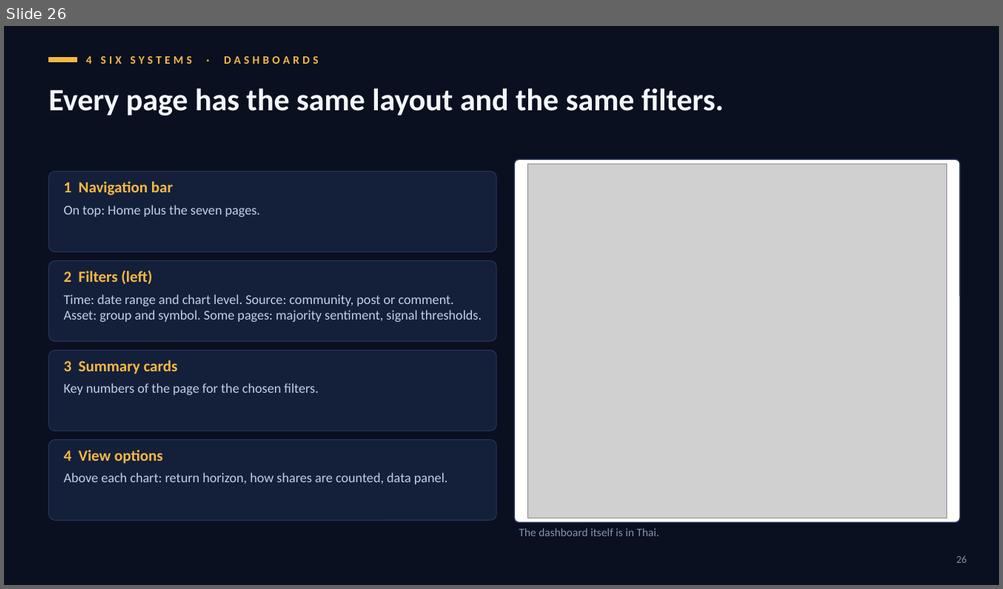
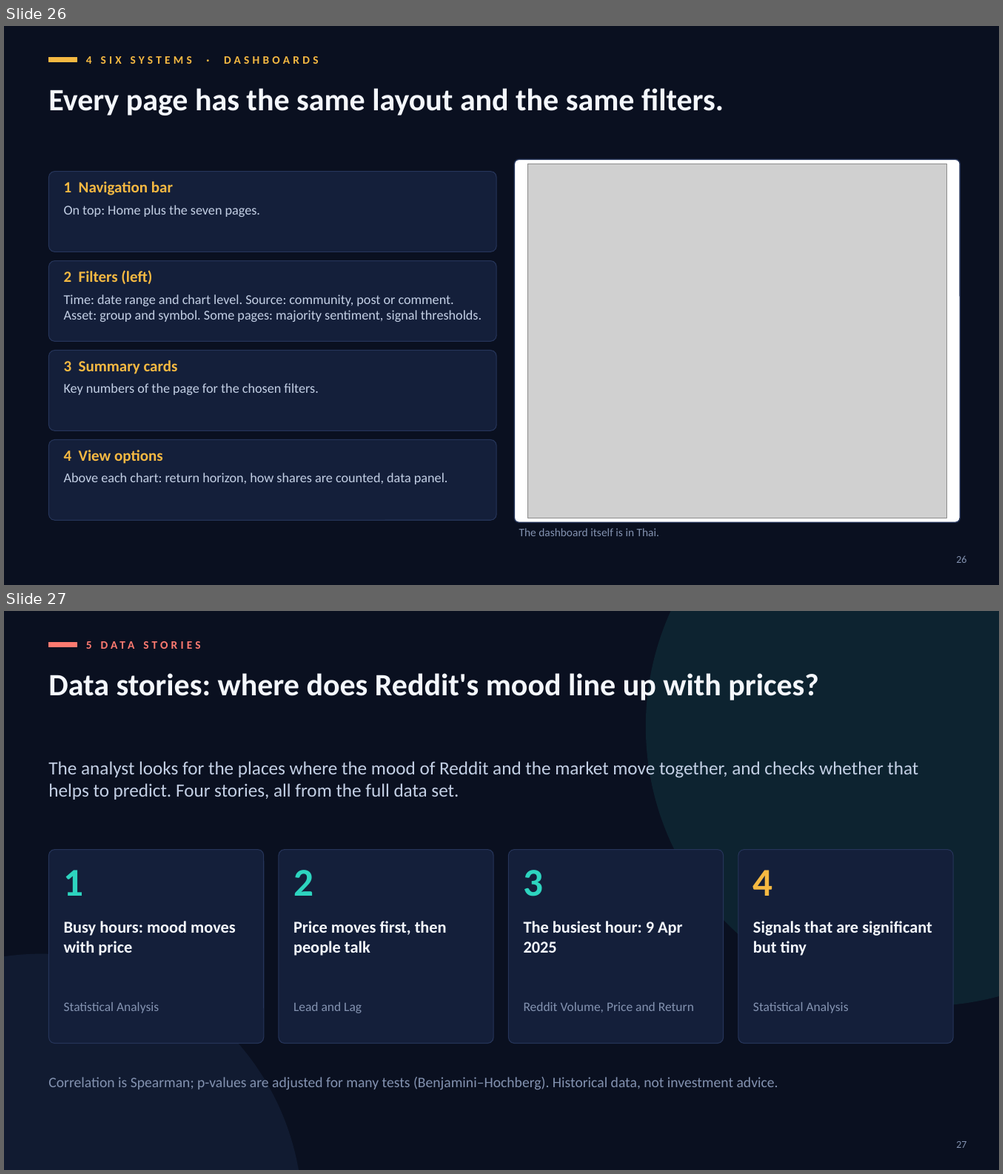
Before and after one commit to cat-arm/reddit-sentiment-market-warehouse-is, a slide deck: docs/presentation/defence_deck_en_v5.pptx. Shown one above the other, each under a label of ours: slide 26 before the commit, slides 26 and 27 after it. The pictures are 1003x589 and 1003x1174 pixels, drawn with LibreOffice and Linux fonts; fonts in the diff are those of the drawing; grey boxes stand for pictures. Boxes give left, top, right and bottom in pixels: in the first picture for what was removed or moved away, otherwise in the second. Text is boxed around its words. In the diff, an @@ line names an element or a change of style, - is before the commit and + after.

```diff
--- a/docs/presentation/defence_deck_en_v5.pptx
+++ b/docs/presentation/defence_deck_en_v5.pptx
@@ slide 27 added at bbox=[4, 611, 999, 1170], background #0A1020 @@
@@ ellipse added at bbox=[646, 611, 999, 1006], fill #2DD4BF at 10% opacity @@
@@ rectangle added at bbox=[48, 642, 77, 647], fill #FF7A70, outline #FF7A70 1 pt @@
@@ text added at bbox=[86, 641, 135, 649], 11 pt, text #FF7A70, bold @@
+5 DATA STORIES
@@ text added at bbox=[48, 673, 819, 701], 30 pt, text #F4F7FC, bold @@
+Data stories: where does Reddit's mood line up with prices?
@@ text added at bbox=[48, 761, 918, 800], 18 pt, text #C3CFE4 @@
+The analyst looks for the places where the mood of Reddit and the market move together, and checks whether that helps to predict. Four stories, all from the full data set.
@@ rounded rectangle added at bbox=[48, 850, 264, 1044], fill #141F3A, outline #26355A 0.75 pt @@
@@ rounded rectangle added at bbox=[279, 850, 493, 1044], fill #141F3A, outline #26355A 0.75 pt @@
@@ rounded rectangle added at bbox=[509, 850, 723, 1044], fill #141F3A, outline #26355A 0.75 pt @@
@@ rounded rectangle added at bbox=[738, 850, 953, 1044], fill #141F3A, outline #26355A 0.75 pt @@
@@ text added at bbox=[64, 870, 84, 896], 38 pt, text #2DD4BF, bold @@
+1
@@ text added at bbox=[293, 870, 313, 896], 38 pt, text #2DD4BF, bold @@
+2
@@ text added at bbox=[523, 870, 543, 897], 38 pt, text #2DD4BF, bold @@
+3
@@ text added at bbox=[753, 870, 773, 896], 38 pt, text #F5B942, bold @@
+4
@@ text added at bbox=[64, 921, 236, 956], 16 pt, text #F4F7FC, bold @@
+Busy hours: mood moves with price
@@ text added at bbox=[293, 921, 447, 956], 16 pt, text #F4F7FC, bold @@
+Price moves first, then people talk
@@ text added at bbox=[523, 921, 682, 953], 16 pt, text #F4F7FC, bold @@
+The busiest hour: 9 Apr 2025
@@ text added at bbox=[753, 921, 932, 956], 16 pt, text #F4F7FC, bold @@
+Signals that are significant but tiny
@@ ellipse added at bbox=[4, 954, 302, 1170], fill #6AA6FF at 8% opacity @@
@@ text added at bbox=[64, 1002, 159, 1014], 12.5 pt, text #8392B0 @@
+Statistical Analysis
@@ text added at bbox=[293, 1002, 361, 1014], 12.5 pt, text #8392B0 @@
+Lead and Lag
@@ text added at bbox=[523, 1002, 694, 1013], 12.5 pt, text #8392B0 @@
+Reddit Volume, Price and Return
@@ text added at bbox=[753, 1002, 848, 1014], 12.5 pt, text #8392B0 @@
+Statistical Analysis
@@ text added at bbox=[48, 1077, 778, 1091], 14 pt, text #8392B0 @@
+Correlation is Spearman; p-values are adjusted for many tests (Benjamini–Hochberg). Historical data, not investment advice.
@@ page number added at bbox=[956, 1142, 966, 1148], 10 pt, text #8392B0 @@
+27
```
Also in this commit, not shown: 2 slides changed, 4 other slides added, 8 slides removed.
